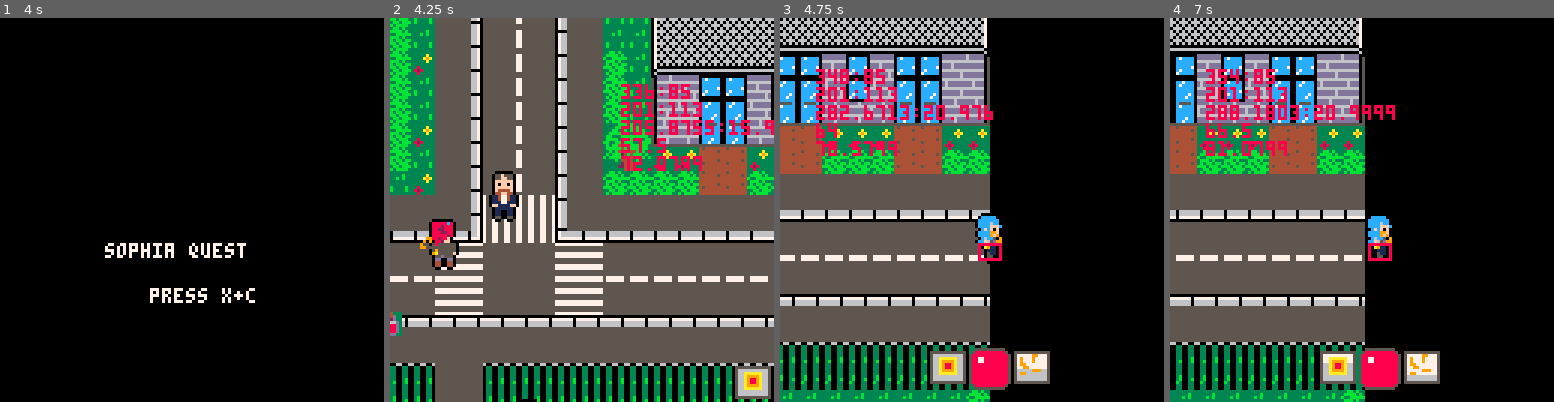
Above: before the commit, frames 1-4 (left to right).
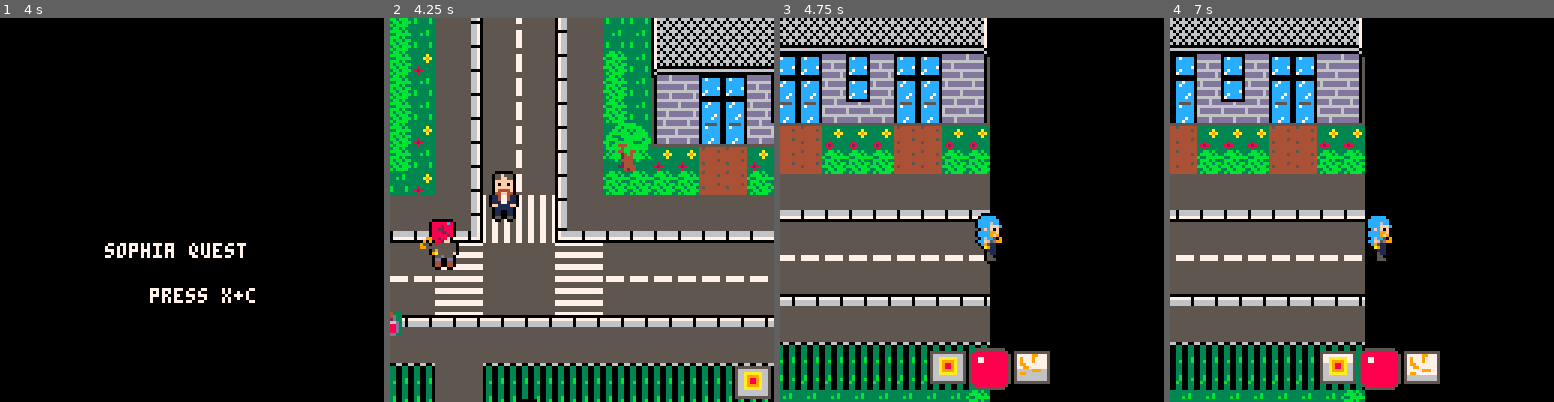
Above: after the commit, the same moments.

Repository: JasonHaenlin/pico-8-sophiaquest
Game: PICO-8 cartridge sophiaquest.p8
Same seed, same stepped clock (60 frames per second), same inputs: the game is played once before the commit and once after it.
Inputs:
- Up to frame 1 (4 s): tap X (X key) at 0.33, 1.07, 1.85, 2.97 s; tap O (Z key) at 0.7, 1.7, 2.1, 2.5, 2.9, 3.3, 3.7 s; hold Right 1.6-2.1 s; hold Up 2.15-2.42 s; hold Right 2.47-3.03 s; hold Left 3.08-3.58 s; hold Down 3.63-3.97 s
- Up to frame 2 (4.25 s): hold Right from 4.02 s (still down); tap X (X key) at 4.08 s; tap O (Z key) at 4.1 s
- Up to frame 3 (4.75 s): tap O (Z key) at 4.5 s; release Right at 4.68 s; hold Up from 4.73 s (still down)
- Up to frame 4 (7 s): tap O (Z key) every 0.4 s from 4.9 to 6.9 s; release Up at 5.03 s; hold Left 5.08-5.68 s; tap X (X key) at 5.2, 6.32 s; hold Down 5.73-6.03 s; hold Right 6.08-6.58 s; hold Right from 6.63 s (still down)

Frame 1 is identical in both runs. In frame 2, 1.9% of the frame differs, in the area x 60-100%, y 17-40%; in frame 3, 2.1%; in frame 4, 2.3%, in the area x 9-59%, y 13-64%.

Commit message:
update the collision box for the map

Diff:
--- a/sophiaquest.p8
+++ b/sophiaquest.p8
@@ -15,7 +15,7 @@
 l_player, l_ennemy, l_boss = 50, 10, 150
 walk, stay = "walk", "stay"
 
-debug_enabled = true
+debug_enabled = false
 
 -- init
 function _init()
@@ -190,7 +190,7 @@
 function make_player(s)
  g_p = make_actor({
   -- new player char
-  entitie = newentitie(333, 85, s, player, immortal_object),
+  entitie = newentitie(333, 85, s, player, l_player),
   -- add a action controller
   control = controls_player,
   -- add a draw controller
@@ -539,42 +539,33 @@
  return false
 end
 
-function touching(x1,y1,w1,h1,x2,y2,w2,h2)
- return x1+w1 > x2 and
- x1 < x2+w2 and
- y1+h1 > y2 and
- y1 < y2+h2
-end
-
 function move(a, x, y, ox, oy)
  local x1 = (a.x + x + (ox * x))
- local y1 = (a.y + y + (oy * y))
- local x2 = x1
- local y2 = y1
- if (x ~= 0) y2 = (a.y + y + (ceil(oy/2)))
- if (y ~= 0) x2 = (a.x + x + (ceil(ox/2)))
- local x3 = (a.x + x + ox)
- local y3 = (a.y + y + oy)
+ local y1 = max(a.box.y1 + a.y, a.y + y + ((oy/2) * y) + oy/2)
+ local x2 = (a.x + x + ox)
+ local y2 = max(a.box.y1 + a.y, a.y + y + oy)
  local sp1 = mget(x1 / 8, y1 / 8)
  local sp2 = mget(x2 / 8, y2 / 8)
- local sp3 = mget(x3 / 8, y3 / 8)
 
  for b in all(g_actors) do
   if(check_collisions(a, b, x, y)) return
  end
 
- if (not fget(sp2, f_obst)) then
-  if (fget(sp1, f_obst)) then
+ g_cm.x1 = x1
+ g_cm.x2 = x2
+ g_cm.y1 = y1
+ g_cm.y2 = y2
+
+ if (fget(sp1, f_obst)) then
   a.x += abs(y)
   a.y += abs(x)
-  elseif (fget(sp3, f_obst)) then
+ elseif (fget(sp2, f_obst)) then
   a.x -= abs(y)
   a.y -= abs(x)
-  else
+ else
   a.x += x
   a.y += y
-  end -- check outer obstacles
- end -- check inner obstacles
+ end -- check obstacles onn map
 end
 
 -- action
@@ -1169,9 +1160,7 @@
   x1 = 0,
   y1 = 0,
   x2 = 0,
-  y2 = 0,
-  x3 = 0,
-  y3 = 0
+  y2 = 0
  }
 end
 
@@ -1183,7 +1172,6 @@
 
 function debug_collision_matrix()
  line(g_cm.x1,g_cm.y1,g_cm.x2,g_cm.y2,pink)
- line(g_cm.x2,g_cm.y2,g_cm.x3,g_cm.y3,dark_purple)
 end
 
 function debug_hitbox_matrix()
